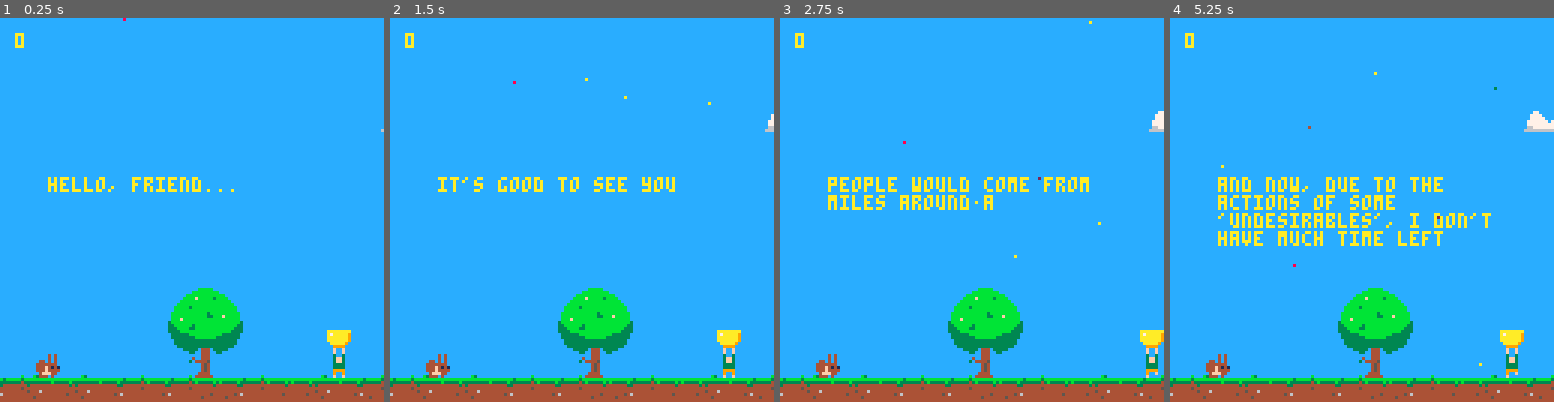
Above: before the commit, frames 1-4 (left to right).
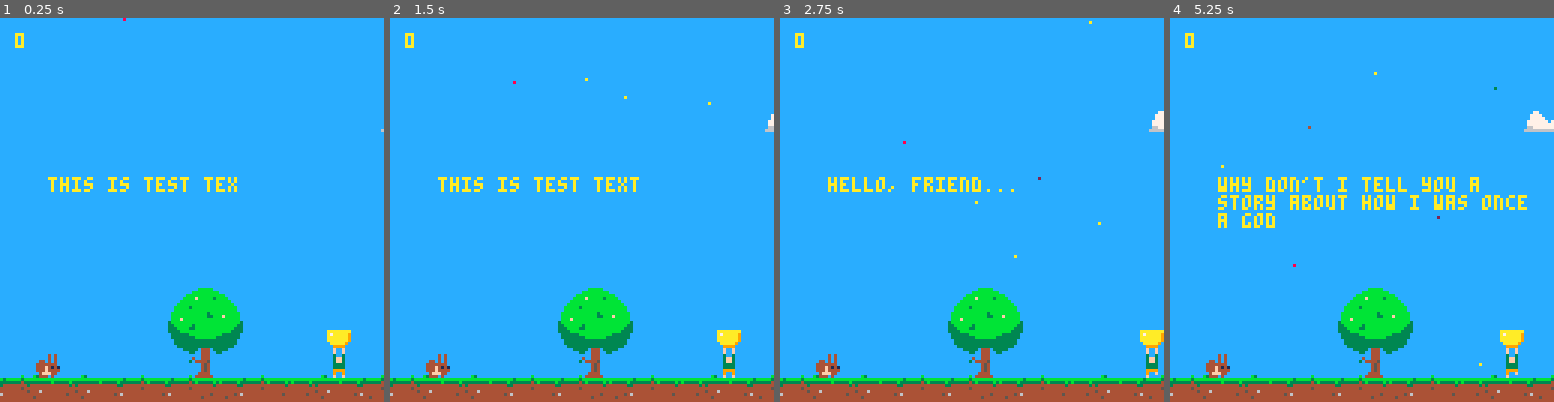
Above: after the commit, the same moments.

Repository: karlweir/PICO-8
Game: PICO-8 cartridge luna lupis.p8
Same seed, same stepped clock (60 frames per second), same inputs: the game is played once before the commit and once after it.
Inputs:
- Up to frame 1 (0.25 s): no input
- Up to frame 2 (1.5 s): tap X (X key) at 0.33, 1.07 s; tap O (Z key) at 0.7 s
- Up to frame 3 (2.75 s): hold Right 1.6-2.1 s; tap O (Z key) at 1.7, 2.1, 2.5 s; tap X (X key) at 1.85 s; hold Up 2.15-2.42 s; hold Right from 2.47 s (still down)
- Up to frame 4 (5.25 s): tap O (Z key) every 0.4 s from 2.9 to 4.9 s; tap X (X key) at 2.97, 4.08, 5.2 s; release Right at 3.03 s; hold Left 3.08-3.58 s; hold Down 3.63-3.97 s; hold Right 4.02-4.68 s; hold Up 4.73-5.03 s; hold Left from 5.08 s (still down)

The runs differ from the first frame. In frame 1, 0.8% of the frame differs, in the area x 12-62%, y 41-46%; in frame 2, 0.8%; in frame 3, 1.7%; in frame 4, 3.8%, in the area x 12-93%, y 41-60%.

Commit message:
made changes to dialogue system

Diff:
--- a/luna lupis.p8
+++ b/luna lupis.p8
@@ -35,16 +35,19 @@
  score=0
  frame=0
 
-
-dialog:queue("hello, friend...")
-dialog:queue("it's good to see you")
-dialog:queue("why don't i tell you a story about how i was once a god")
-dialog:queue("people would come from miles around and offer me gifts")
-dialog:queue("but life seems to have passed me by")
-dialog:queue("and now, due to the actions of some 'undesirables', i don't have much time left")
-dialog:queue("anyway... ")
-dialog:queue("have fun catching whatever those things are falling from the sky")
-dialog:queue("maybe you'll be able to make some use of them")
+-- function introtext()
+ 	dialog:queue("this is test text",true)
+  dialog:queue("hello, friend...",true)
+  dialog:queue("it's good to see you",true)
+  dialog:queue("why don't i tell you a story about how i was once a god",true)
+  dialog:queue("people would come from miles around and offer me gifts",true)
+  dialog:queue("but life seems to have passed me by",true)
+  dialog:queue("and now, due to the actions of some 'undesirables', i don't have much time left",true)
+  dialog:queue("anyway... ",true)
+  dialog:queue("have fun catching whatever those things are falling from the sky",true)
+  dialog:queue("maybe you'll be able to make some use of them",true)
+-- end
+
 end
 -->8
 -- update function
@@ -164,6 +169,20 @@
  else
   bowl.spr=4
  end
+
+ function introtext()
+ 	dialog:queue("this is test text",true)
+  dialog:queue("hello, friend...",true)
+  dialog:queue("it's good to see you",true)
+  dialog:queue("why don't i tell you a story about how i was once a god",true)
+  dialog:queue("people would come from miles around and offer me gifts",true)
+  dialog:queue("but life seems to have passed me by",true)
+  dialog:queue("and now, due to the actions of some 'undesirables', i don't have much time left",true)
+  dialog:queue("anyway... ",true)
+  dialog:queue("have fun catching whatever those things are falling from the sky",true)
+  dialog:queue("maybe you'll be able to make some use of them",true)
+ end
+
 end
 -->8
 --bunny code
@@ -193,13 +212,6 @@
 
 -->8
 --dialog code
-
-
-
- if currentdialog == 2 then
-  dialog:queue("♥♥♥")
-  dialog:queue("♥♥♥♥♥♥")
- end
 
 dialog = {
   x = 16,
@@ -300,6 +312,9 @@
         self.pause_dialog = true
         yield()
       end
+    end
+    if (self.autoplay) then
+    	self.delay(80)
     end
   end,
   shift = function (t)
